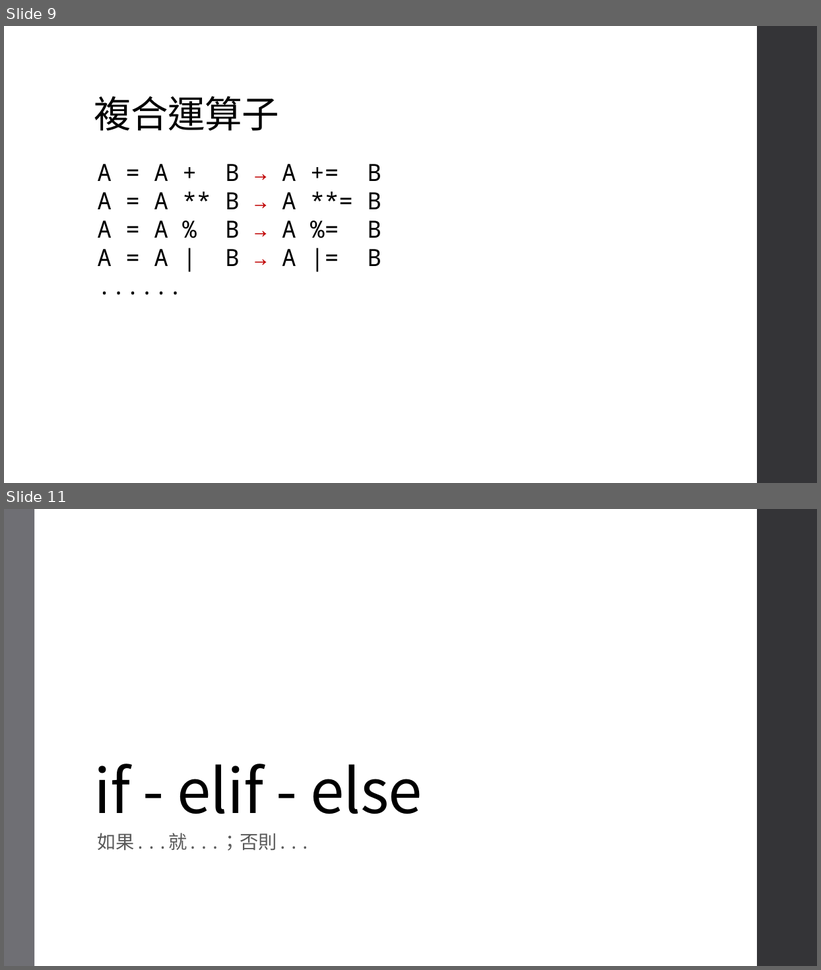
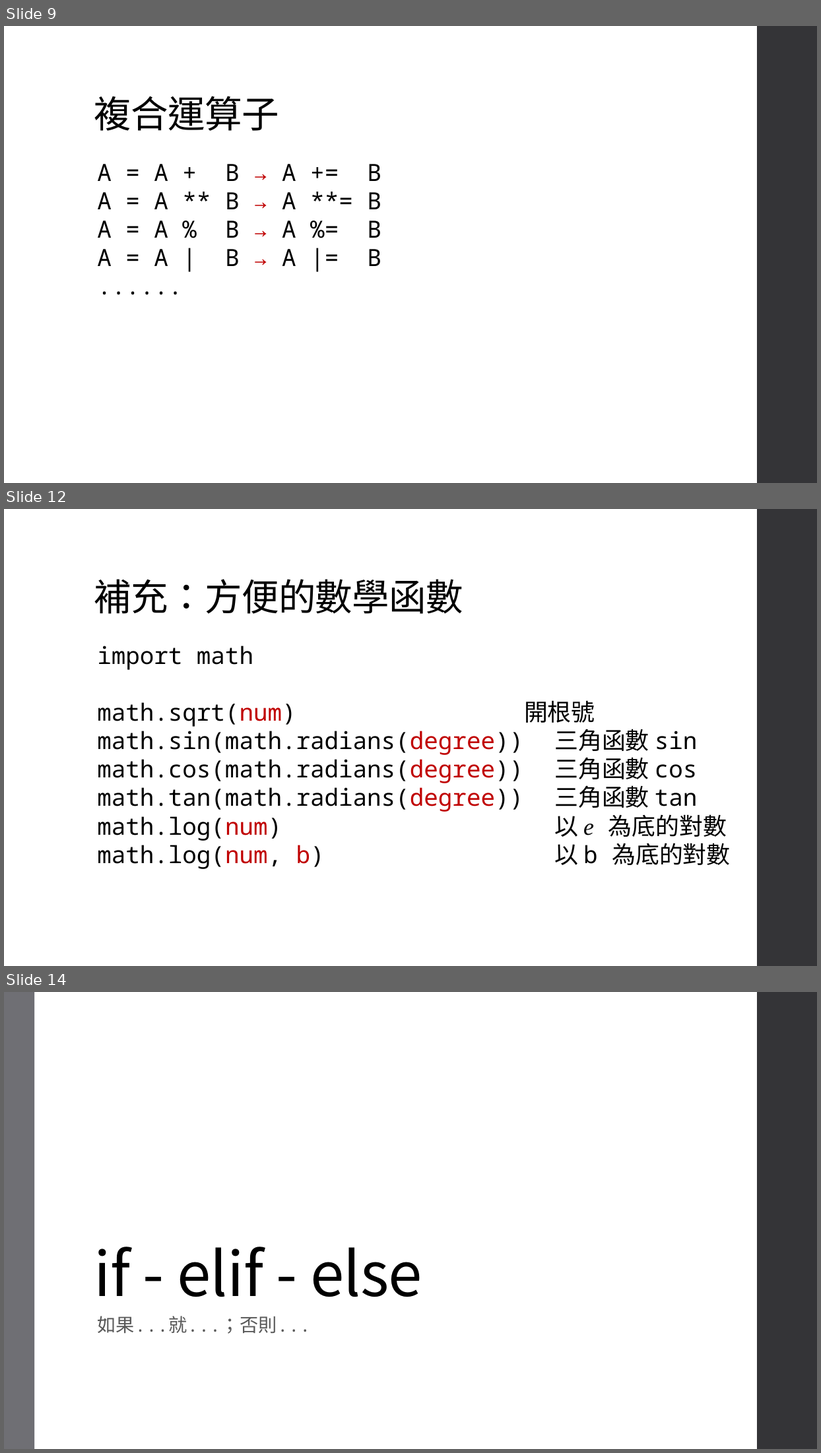
Before and after one commit to an920107/ServiceLearning, a slide deck: Class 3.pptx. Shown one above the other, each under a label of ours: slides 9 and 11 before the commit, slides 9, 12 and 14 after it; the slides between them are not shown. The pictures are 821x970 and 821x1453 pixels, drawn with LibreOffice and Linux fonts; fonts in the diff are those of the drawing. Boxes give left, top, right and bottom in pixels: in the first picture for what was removed or moved away, otherwise in the second. Text is boxed around its words. In the diff, an @@ line names an element or a change of style, - is before the commit and + after.

```diff
--- a/Class 3.pptx
+++ b/Class 3.pptx
@@ slide 12 added at [4,509,817,966], background #FFFFFF; not listed: 1 template element that a slide beside it also shows @@
@@ title added at [94,579,463,614], 44 pt, text #000000 @@
+補充：方便的數學函數
@@ text added at [97,646,730,869], 28 pt, text #000000 @@
+import math
+math.sqrt(num) 開根號
+math.sin(math.radians(degree)) 三角函數 sin
+math.cos(math.radians(degree)) 三角函數 cos
+math.tan(math.radians(degree)) 三角函數 tan
+math.log(num) 以 e 為底的對數
+math.log(num, b) 以 b 為底的對數
@@ what was slide 11 is now slide 14 @@
```
Also in this commit, not shown: 1 slide changed, 17 other slides added, 1 slide removed.
